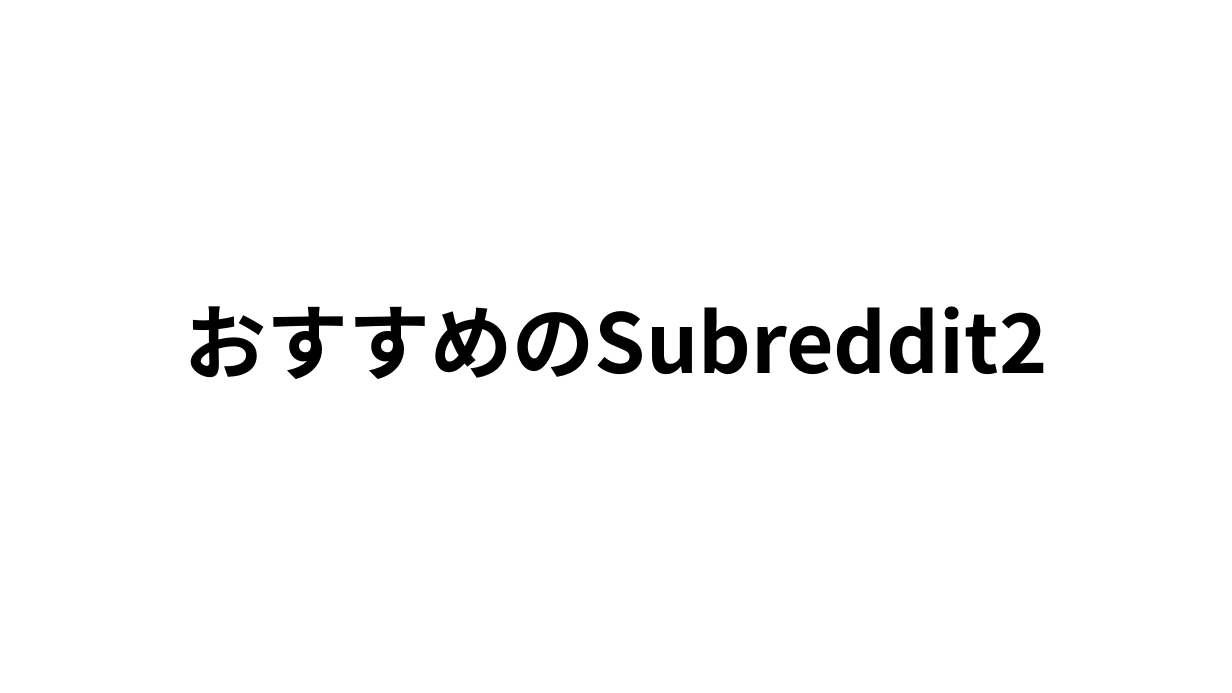
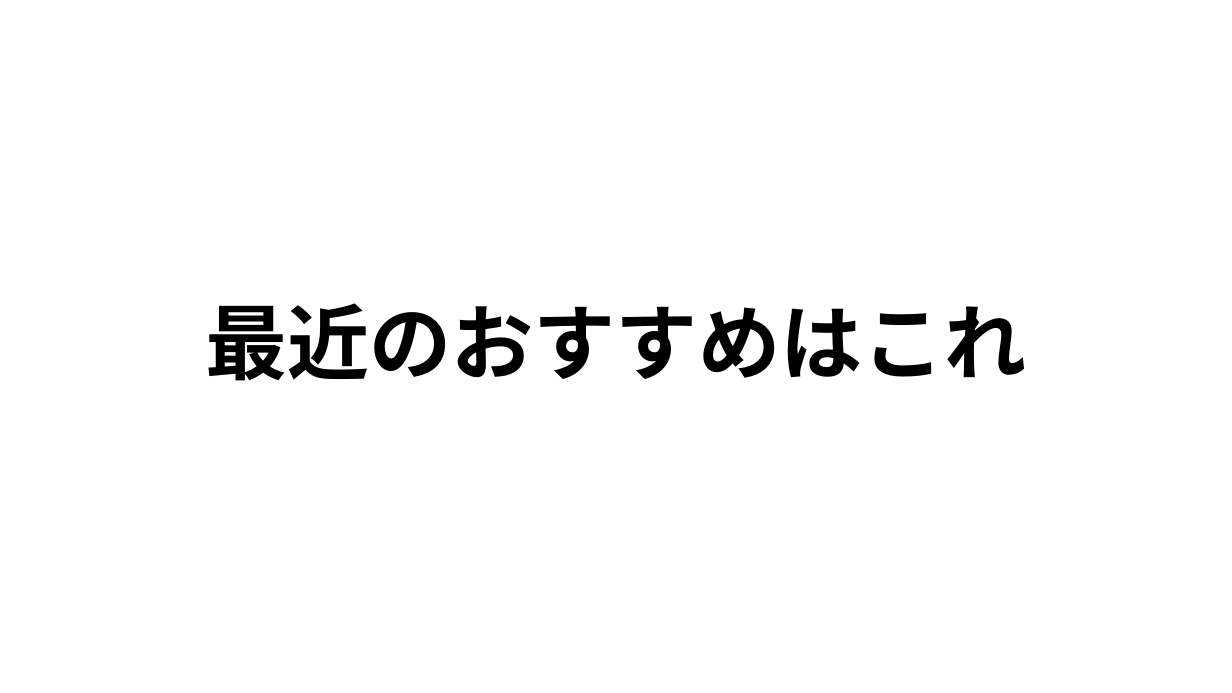
Before and after one commit to hystking/vvtv-presentation, a slide deck: slide 52 of base.pptx (slide 18 before the commit). Drawn at 1232x693 pixels with LibreOffice and Linux fonts; fonts in the diff are those of the drawing. Boxes give left, top, right and bottom in pixels: in the first picture for what was removed or moved away, otherwise in the second. Text is boxed around its words. In the diff, an @@ line names an element or a change of style, - is before the commit and + after.

```diff
--- a/base.pptx
+++ b/base.pptx
@@ title at [205,303,1026,381]: text changed @@
-おすすめのSubreddit2
+最近のおすすめはこれ
```
Also in this commit, not shown: 11 other slides changed, 46 slides added, 4 slides removed, 9 other files.
